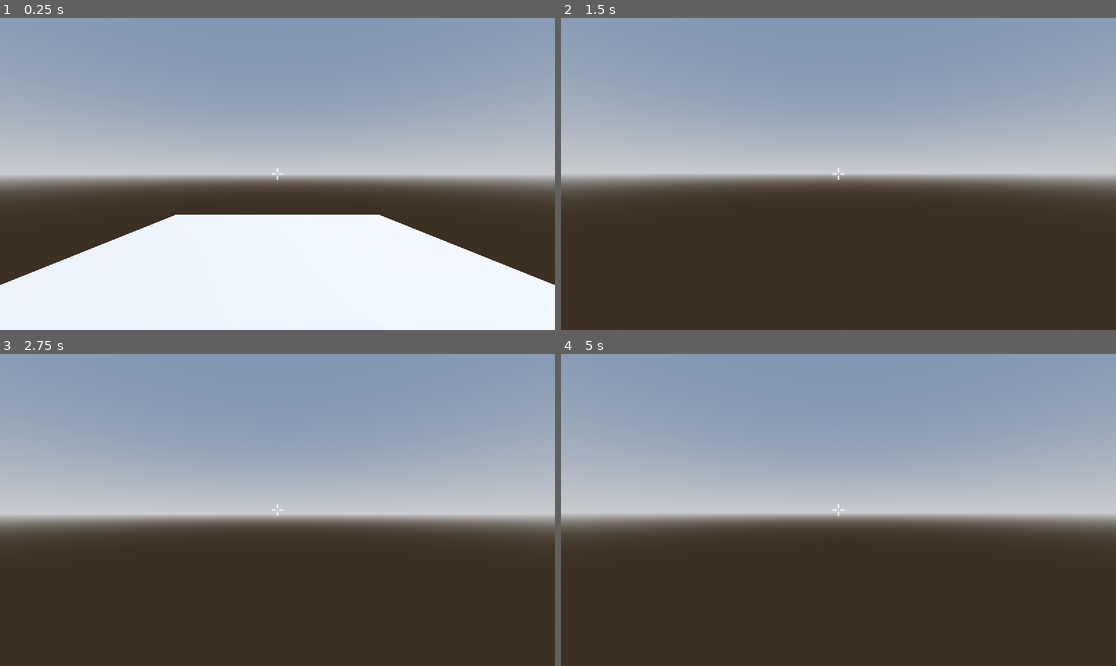
Above: before the commit, frames 1-4 (two rows, left to right).
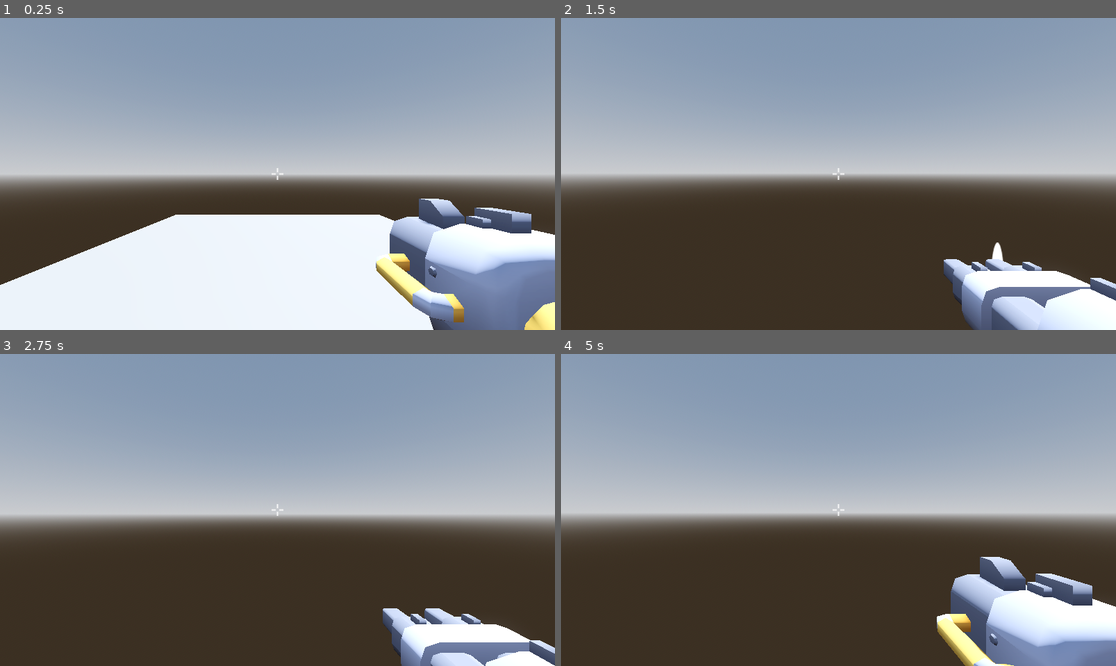
Above: after the commit, the same moments.

Repository: ehabaijaz/3d-shooter
Game: Godot game, scene res://game.tscn
The game is run twice, just before and just after one commit, with the same random seed, the same clock (stepped at 60 frames per second) and the same inputs. The engine's default icon, where the game draws it, is replaced by a stand-in: a white triangle on a blue panel in a dark square.
Inputs (mouse positions are in pixels of both pictures, inside the frame that each line leads up to):
- Up to frame 1 (0.25 s): no input
- Up to frame 2 (1.5 s): tap Enter at 0.5 s; move the mouse to (866, 174) at 0.52 s; hold W (forward) from 0.53 s (still down); tap E (toggle_weapon) at 0.6, 1.35 s; click (866, 174) at 0.67 s; move the mouse to (810, 174) at 1.27 s; click (810, 174) at 1.42 s
- Up to frame 3 (2.75 s): keep holding W (forward); move the mouse to (288, 503) at 2.02 s; tap Alt at 2.1 s; click (288, 503) at 2.17 s; tap E (toggle_weapon) at 2.3 s
- Up to frame 4 (5 s): keep holding W (forward); move the mouse to (832, 516) at 2.77 s; tap Shift at 2.85 s; click (832, 516) at 2.92 s; tap E (toggle_weapon) at 3.05, 3.6, 4.35 s; move the mouse to (877, 513) at 3.52 s; click (877, 513) at 3.67 s; move the mouse to (794, 506) at 4.27 s; click (794, 506) at 4.42 s

The runs differ from the first frame. In frame 1, 10% of the frame differs, in the area x 67-100%, y 57-100%; in frame 2, 5.7%; in frame 3, 4.1%; in frame 4, 8.6%.

Commit message:
Gun setup, gun swap, dual shooter and gun particle effects

Diff:
--- /dev/null
+++ b/1 shooter setup/blaster.tscn
@@ -0,0 +1,14 @@
+[gd_scene format=3 uid="uid://cqk4k08fy0uhv"]
+
+[ext_resource type="PackedScene" uid="uid://dooeo60btv125" path="res://gun.tscn" id="1_uyb60"]
+[ext_resource type="PackedScene" uid="uid://b2p7bbkuxf7m" path="res://models/blaster.glb" id="2_cni65"]
+[ext_resource type="Texture2D" uid="uid://csut3ovk0uh0b" path="res://sprites/nozzle_burst.png" id="3_5a6mb"]
+
+[node name="Blaster" unique_id=1236075895 instance=ExtResource("1_uyb60")]
+
+[node name="blaster" parent="GunMesh" parent_id_path=PackedInt32Array(200111976) index="0" unique_id=669238676 instance=ExtResource("2_cni65")]
+transform = Transform3D(-1, 0, -8.742278e-08, 0, 1, 0, 8.742278e-08, 0, -1, 0, 0, 0)
+
+[node name="Sprite3D" type="Sprite3D" parent="NozzleBurst" parent_id_path=PackedInt32Array(1777662973) index="0" unique_id=2089830697]
+transform = Transform3D(1, 0, 0, 0, 1, 0, 0, 0, 1, 0, 0.40604013, -0.9442926)
+texture = ExtResource("3_5a6mb")
--- /dev/null
+++ b/1 shooter setup/dual_shooter.tscn
@@ -0,0 +1,18 @@
+[gd_scene format=3 uid="uid://ih442nrtjhmv"]
+
+[ext_resource type="PackedScene" uid="uid://dooeo60btv125" path="res://gun.tscn" id="1_nahqr"]
+[ext_resource type="PackedScene" uid="uid://dd3oln1ucgqpd" path="res://models/dual-shooter.glb" id="2_026ex"]
+[ext_resource type="Texture2D" uid="uid://csut3ovk0uh0b" path="res://sprites/nozzle_burst.png" id="3_708q8"]
+
+[node name="DualShooter" unique_id=1236075895 instance=ExtResource("1_nahqr")]
+
+[node name="blaster-repeater" parent="GunMesh" parent_id_path=PackedInt32Array(200111976) index="0" unique_id=1395265268 instance=ExtResource("2_026ex")]
+transform = Transform3D(-1, 0, -8.742278e-08, 0, 1, 0, 8.742278e-08, 0, -1, 0, 0, 0)
+
+[node name="Sprite3D" type="Sprite3D" parent="NozzleBurst" parent_id_path=PackedInt32Array(1777662973) index="0" unique_id=316879835]
+transform = Transform3D(1, 0, 0, 0, 1, 0, 0, 0, 1, 0.26212984, 0.2561379, -1.213156)
+texture = ExtResource("3_708q8")
+
+[node name="Sprite3D2" type="Sprite3D" parent="NozzleBurst" parent_id_path=PackedInt32Array(1777662973) index="1" unique_id=1544043404]
+transform = Transform3D(1, 0, 0, 0, 1, 0, 0, 0, 1, -0.22709641, 0.2561379, -1.213156)
+texture = ExtResource("3_708q8")
--- /dev/null
+++ b/1 shooter setup/gun.gd
@@ -0,0 +1,15 @@
+extends Node3D
+
+@export var max_size = Vector3(0.5,0.5,0.5)
+var index : int
+
+func _ready():
+	for sprite in $NozzleBurst.get_children():
+		sprite.scale = Vector3.ZERO
+
+
+func nozzle_burst()->void:
+	index = posmod(index + 1, $NozzleBurst.get_child_count())
+	var tween = create_tween()
+	tween.tween_property($NozzleBurst.get_child(index), "scale", max_size,0.1).from(Vector3.ZERO)
+	tween.tween_property($NozzleBurst.get_child(index), "scale", Vector3.ZERO,0.2).from(max_size)
--- /dev/null
+++ b/1 shooter setup/gun.tscn
@@ -0,0 +1,10 @@
+[gd_scene format=3 uid="uid://dooeo60btv125"]
+
+[ext_resource type="Script" uid="uid://cqoa5io3rj5pu" path="res://gun.gd" id="1_vk1bi"]
+
+[node name="Gun" type="Node3D" unique_id=1236075895]
+script = ExtResource("1_vk1bi")
+
+[node name="GunMesh" type="Node3D" parent="." unique_id=200111976]
+
+[node name="NozzleBurst" type="Node3D" parent="." unique_id=1777662973]
--- a/1 shooter setup/player.gd
+++ b/1 shooter setup/player.gd
@@ -3,6 +3,17 @@
 var direction : Vector2
 var speed := 10
 var mouse_acceleration := Vector2(0.001,0.001)
+enum Gun {BLASTER,DUAL}
+var current_gun : Gun = Gun.BLASTER:
+	set(value):
+		current_gun = value
+		var tween = create_tween()
+		tween.tween_property($Camera3D/Guns, "position", $Camera3D/Guns.position + Vector3(0,-1.1,0), 0.3)
+		tween.tween_property($Camera3D/Guns.get_child(current_gun), "visible", true, 0)
+		tween.tween_property($Camera3D/Guns.get_child(posmod(current_gun -1, Gun.size())), "visible", false, 0)
+		tween.tween_property($Camera3D/Guns, "position", $Camera3D/Guns.position, 0.3)
+
+
 @export var impact_animation : PackedScene
 func _ready():
 	Input.mouse_mode = Input.MOUSE_MODE_CAPTURED
@@ -16,6 +27,7 @@
 		$Camera3D.rotation.x = clamp($Camera3D.rotation.x, -PI/3, PI/3)
 	if event is InputEventMouseButton:
 		if event.button_index == 1 and event.pressed:
+			$Camera3D/Guns/DualShooter.nozzle_burst()
 			var collider = $Camera3D/RayCast3D.get_collider()
 			if collider:
 				var impact = impact_animation.instantiate()
@@ -24,6 +36,7 @@
 				impact.position = pos + Vector3(randf_range(-0.5,0.5),randf_range(-0.5,0.5),randf_range(-0.5,0.5))
 				impact.look_at($Camera3D.global_transform.origin)
 
+
 func get_input():
 	direction = Input.get_vector('left','right','forward','backward').rotated(-$Camera3D.global_rotation.y)
 	velocity.x = direction.x * speed
@@ -31,6 +44,11 @@
 	if Input.is_action_just_pressed("ui_cancel"):
 		get_tree().quit()
 
+	if Input.is_action_just_pressed('toggle_weapon'):
+		current_gun = posmod(current_gun + 1, Gun.size()) as Gun
+
+
+
 func _physics_process(delta: float)-> void:
 	get_input()
 	move_and_slide()
--- a/1 shooter setup/player.tscn
+++ b/1 shooter setup/player.tscn
@@ -3,6 +3,8 @@
 [ext_resource type="Script" uid="uid://o8lug1by2ccg" path="res://player.gd" id="1_4flbx"]
 [ext_resource type="PackedScene" uid="uid://cyd8qrbk48hb3" path="res://impact.tscn" id="2_i3pqv"]
 [ext_resource type="Texture2D" uid="uid://cfhuo8e7sk3nx" path="res://sprites/crosshair.png" id="2_onrkg"]
+[ext_resource type="PackedScene" uid="uid://cqk4k08fy0uhv" path="res://blaster.tscn" id="4_hqtel"]
+[ext_resource type="PackedScene" uid="uid://ih442nrtjhmv" path="res://dual_shooter.tscn" id="5_sweqy"]
 
 [sub_resource type="CapsuleShape3D" id="CapsuleShape3D_sh265"]
 
@@ -25,3 +27,14 @@
 [node name="Crosshair" type="Sprite3D" parent="Camera3D" unique_id=684607561]
 transform = Transform3D(1, 0, 0, 0, 1, 0, 0, 0, 1, 0, 0, -3.635964)
 texture = ExtResource("2_onrkg")
+
+[node name="Guns" type="Node3D" parent="Camera3D" unique_id=1198259313]
+
+[node name="Blaster" parent="Camera3D/Guns" unique_id=1236075895 instance=ExtResource("4_hqtel")]
+transform = Transform3D(1, 0, 0, 0, 1, 0, 0, 0, 1, 1.25, -1.105, -1.04)
+max_size = Vector3(0.7, 0.7, 0.7)
+
+[node name="DualShooter" parent="Camera3D/Guns" unique_id=41218633 instance=ExtResource("5_sweqy")]
+transform = Transform3D(1, 0, 0, 0, 1, 0, 0, 0, 1, 1.269472, -0.845, -0.745)
+visible = false
+max_size = Vector3(0.7, 0.7, 0.7)
Not shown, added: 1 shooter setup/gun.gd.uid
